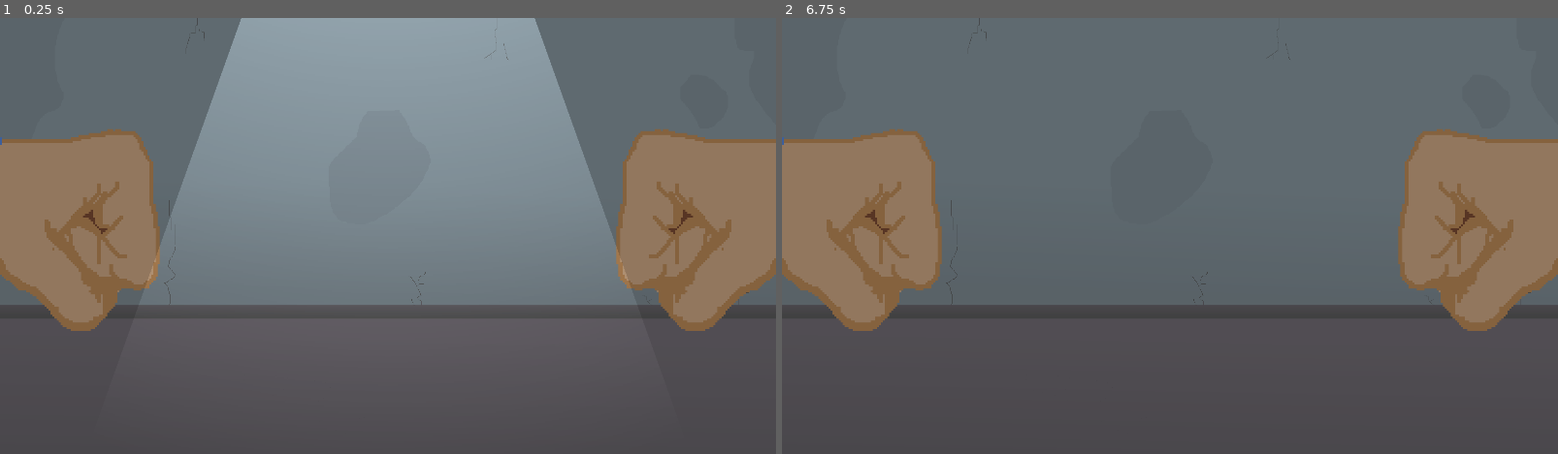
Above: before the commit, frames 1-2 (left to right).
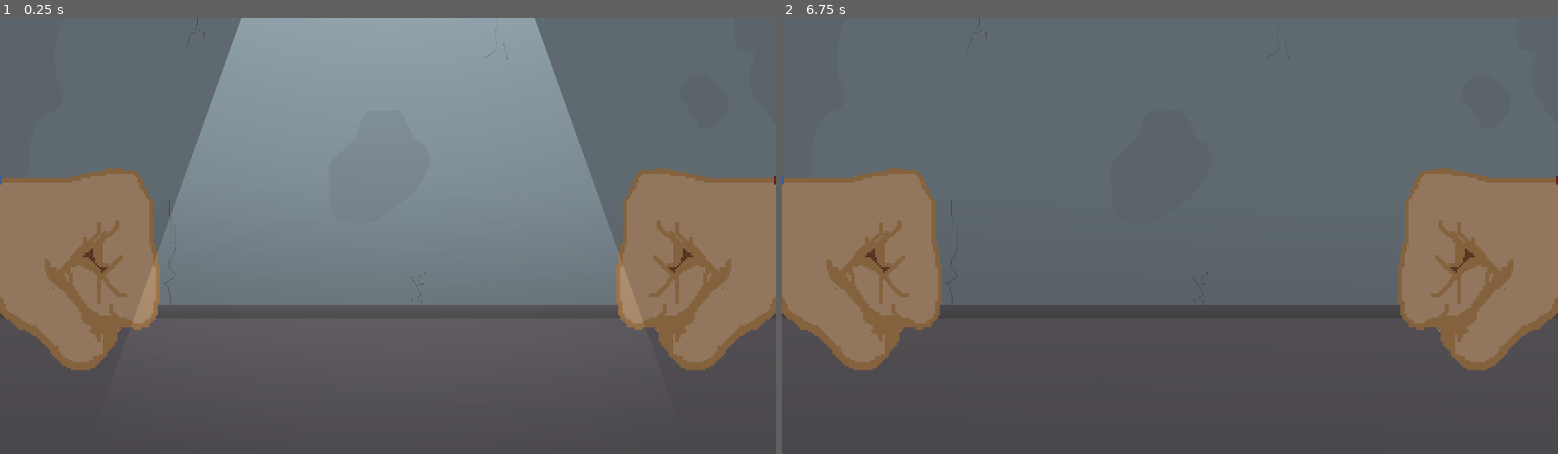
Above: after the commit, the same moments.

Repository: KakiLady/FistBumpGame
Game: Godot game, scene res://scenes/game.tscn
The game is run twice, just before and just after one commit, with the same random seed, the same clock (stepped at 60 frames per second) and the same inputs.
Inputs:
- Up to frame 1 (0.25 s): no input
- Up to frame 2 (6.75 s): tap Enter at 0.5, 2, 3.5 s; tap Space at 1.25, 2.75, 4.25 s

The runs differ from the first frame. In frame 1, 11% of the frame differs, in the area x 0-100%, y 25-81%; in frame 2, 11%.

Commit message:
add soundeffects and fix some bugs

Diff:
--- /dev/null
+++ b/ceiling_light.tscn
@@ -0,0 +1,90 @@
+[gd_scene load_steps=13 format=3 uid="uid://cob8mn6q2e1qn"]
+
+[ext_resource type="Script" path="res://scripts/flickering_component.gd" id="1_nxg3o"]
+[ext_resource type="AudioStream" uid="uid://bn6667w2rom2m" path="res://assets/soundeffects/light_flickering_1.wav" id="2_ky1vm"]
+[ext_resource type="AudioStream" uid="uid://cop6kw1in2t0v" path="res://assets/soundeffects/light_flickering_2.wav" id="3_t4jyo"]
+[ext_resource type="AudioStream" uid="uid://7v8r5yvv2qn2" path="res://assets/soundeffects/light_flickering_3.wav" id="4_q57ug"]
+[ext_resource type="Script" path="res://scripts/soundeffect_player_2D.gd" id="5_o0avg"]
+[ext_resource type="AudioStream" uid="uid://dtduawf28afg6" path="res://assets/soundeffects/light_static.wav" id="6_b56cs"]
+
+[sub_resource type="OccluderPolygon2D" id="OccluderPolygon2D_wkl1e"]
+polygon = PackedVector2Array(0, 0, 600, 2.08165e-12, 600, -10, 2.08165e-12, -10)
+
+[sub_resource type="Gradient" id="Gradient_55mec"]
+colors = PackedColorArray(0.605274, 0.605274, 0.605274, 1, 0, 0, 0, 1)
+
+[sub_resource type="GradientTexture2D" id="GradientTexture2D_kmjhj"]
+gradient = SubResource("Gradient_55mec")
+width = 1300
+height = 1300
+fill = 1
+fill_from = Vector2(0.5, 0.5)
+fill_to = Vector2(0, 0.5)
+metadata/_snap_enabled = true
+
+[sub_resource type="Animation" id="Animation_le78g"]
+resource_name = "flicker"
+length = 0.15
+tracks/0/type = "value"
+tracks/0/imported = false
+tracks/0/enabled = true
+tracks/0/path = NodePath(".:target_is_visible")
+tracks/0/interp = 1
+tracks/0/loop_wrap = true
+tracks/0/keys = {
+"times": PackedFloat32Array(0, 0.148827),
+"transitions": PackedFloat32Array(1, 1),
+"update": 1,
+"values": [false, true]
+}
+
+[sub_resource type="AnimationLibrary" id="AnimationLibrary_8e733"]
+_data = {
+"flicker": SubResource("Animation_le78g")
+}
+
+[sub_resource type="AudioStreamRandomizer" id="AudioStreamRandomizer_grgh8"]
+streams_count = 3
+stream_0/stream = ExtResource("2_ky1vm")
+stream_0/weight = 1.0
+stream_1/stream = ExtResource("3_t4jyo")
+stream_1/weight = 1.0
+stream_2/stream = ExtResource("4_q57ug")
+stream_2/weight = 1.0
+
+[node name="CeilingLight" type="Node2D"]
+
+[node name="LightOccluder2DLeft" type="LightOccluder2D" parent="."]
+occluder = SubResource("OccluderPolygon2D_wkl1e")
+
+[node name="LightOccluder2DRight" type="LightOccluder2D" parent="."]
+position = Vector2(1320, 2.08165e-12)
+occluder = SubResource("OccluderPolygon2D_wkl1e")
+
+[node name="PointLight2D" type="PointLight2D" parent="."]
+position = Vector2(960, -1015)
+shadow_enabled = true
+texture = SubResource("GradientTexture2D_kmjhj")
+texture_scale = 3.38
+
+[node name="FlickeringComponent" type="Node" parent="."]
+script = ExtResource("1_nxg3o")
+target_is_visible = false
+
+[node name="AnimationPlayer" type="AnimationPlayer" parent="FlickeringComponent"]
+libraries = {
+"": SubResource("AnimationLibrary_8e733")
+}
+
+[node name="SoundeffectPlayer2D" type="AudioStreamPlayer2D" parent="."]
+stream = SubResource("AudioStreamRandomizer_grgh8")
+volume_db = -5.0
+script = ExtResource("5_o0avg")
+
+[node name="StaticSound" type="AudioStreamPlayer2D" parent="."]
+stream = ExtResource("6_b56cs")
+volume_db = -15.0
+autoplay = true
+script = ExtResource("5_o0avg")
+
+[connection signal="flicker" from="FlickeringComponent" to="SoundeffectPlayer2D" method="play_soundeffect"]
--- a/scenes/game.tscn
+++ b/scenes/game.tscn
@@ -1,7 +1,10 @@
-[gd_scene load_steps=23 format=3 uid="uid://crms0grc7af72"]
+[gd_scene load_steps=21 format=3 uid="uid://dbr2dgynx2q2k"]
 
+[ext_resource type="AudioStream" uid="uid://snxnoglwgwux" path="res://assets/soundeffects/fanfare.mp3" id="1_6dffn"]
 [ext_resource type="PackedScene" uid="uid://omc5wprj71nq" path="res://scenes/player.tscn" id="1_fo55j"]
+[ext_resource type="AudioStream" uid="uid://ra0j2bb646yf" path="res://assets/soundeffects/fist_bump.wav" id="1_x3m1f"]
 [ext_resource type="Texture2D" uid="uid://4fip1siet6j3" path="res://assets/sleeve_red.png" id="2_33pmb"]
+[ext_resource type="Script" path="res://scripts/soundeffect_player_2D.gd" id="2_34dsj"]
 [ext_resource type="Texture2D" uid="uid://dsodskk082c5u" path="res://assets/sleeve_blue.png" id="2_ppw7l"]
 [ext_resource type="Texture2D" uid="uid://cjjbygl4arql7" path="res://assets/sleeve_blue_repeating.png" id="3_wf2re"]
 [ext_resource type="Texture2D" uid="uid://c6w7gxtar422r" path="res://assets/sleeve_red_repeating.png" id="4_2eg6v"]
@@ -9,7 +12,7 @@
 [ext_resource type="FontFile" uid="uid://bimw50i85oa4l" path="res://assets/PixelOperator8-Bold.ttf" id="6_mq541"]
 [ext_resource type="Texture2D" uid="uid://bw51cxgos5d5v" path="res://assets/background.png" id="8_7kvif"]
 [ext_resource type="Script" path="res://scripts/Button.gd" id="8_12pks"]
-[ext_resource type="Script" path="res://scripts/flickering_component.gd" id="9_1h2yx"]
+[ext_resource type="PackedScene" uid="uid://cob8mn6q2e1qn" path="res://ceiling_light.tscn" id="10_8tc24"]
 
 [sub_resource type="Animation" id="Animation_dvvf3"]
 length = 0.001
@@ -83,63 +86,33 @@
 
 [sub_resource type="Environment" id="Environment_5bbj5"]
 
-[sub_resource type="OccluderPolygon2D" id="OccluderPolygon2D_wkl1e"]
-polygon = PackedVector2Array(0, 0, 600, 2.08165e-12, 600, -10, 2.08165e-12, -10)
+[node name="Game" type="Node2D"]
 
-[sub_resource type="Gradient" id="Gradient_55mec"]
-colors = PackedColorArray(0.605274, 0.605274, 0.605274, 1, 0, 0, 0, 1)
+[node name="FanfareSoundEffect" type="AudioStreamPlayer2D" parent="."]
+stream = ExtResource("1_6dffn")
+volume_db = 11.712
+script = ExtResource("2_34dsj")
 
-[sub_resource type="GradientTexture2D" id="GradientTexture2D_kmjhj"]
-gradient = SubResource("Gradient_55mec")
-width = 1300
-height = 1300
-fill = 1
-fill_from = Vector2(0.5, 0.5)
-fill_to = Vector2(0, 0.5)
-metadata/_snap_enabled = true
-
-[sub_resource type="Animation" id="Animation_le78g"]
-resource_name = "flicker"
-length = 0.15
-tracks/0/type = "value"
-tracks/0/imported = false
-tracks/0/enabled = true
-tracks/0/path = NodePath(".:target_is_visible")
-tracks/0/interp = 1
-tracks/0/loop_wrap = true
-tracks/0/keys = {
-"times": PackedFloat32Array(0, 0.148827),
-"transitions": PackedFloat32Array(1, 1),
-"update": 1,
-"values": [false, true]
-}
-
-[sub_resource type="AnimationLibrary" id="AnimationLibrary_8e733"]
-_data = {
-"flicker": SubResource("Animation_le78g")
-}
-
-[node name="Game" type="Node2D"]
+[node name="FistBumpSoundEffect" type="AudioStreamPlayer2D" parent="."]
+stream = ExtResource("1_x3m1f")
+script = ExtResource("2_34dsj")
 
 [node name="Sprite2D" type="Sprite2D" parent="."]
 position = Vector2(960, 540)
 texture = ExtResource("8_7kvif")
 
 [node name="LeftFist" parent="." instance=ExtResource("1_fo55j")]
-position = Vector2(120, 540)
+position = Vector2(120, 637)
 scale = Vector2(5, 5)
 sleeve_texture = ExtResource("2_ppw7l")
 sleeve_texture_repeating = ExtResource("3_wf2re")
 
 [node name="RightFist" parent="." instance=ExtResource("1_fo55j")]
-position = Vector2(1800, 540)
+position = Vector2(1800, 637)
 scale = Vector2(5, 5)
 is_left = false
 sleeve_texture = ExtResource("2_33pmb")
 sleeve_texture_repeating = ExtResource("4_2eg6v")
-
-[node name="sleeve" parent="RightFist/fist" index="0"]
-position = Vector2(-13, -3)
 
 [node name="CharacterInput" parent="RightFist" index="2"]
 device_id = 1
@@ -164,9 +137,9 @@
 anchor_top = 0.5
 anchor_right = 0.5
 anchor_bottom = 0.5
-offset_left = -354.0
+offset_left = -591.0
 offset_top = -29.0
-offset_right = -7.0
+offset_right = -13.0
 offset_bottom = 29.0
 grow_horizontal = 2
 grow_vertical = 2
@@ -214,30 +187,10 @@
 [node name="CanvasModulate" type="CanvasModulate" parent="."]
 color = Color(0.611765, 0.611765, 0.611765, 1)
 
-[node name="CeilingLight" type="Node2D" parent="."]
+[node name="CeilingLight" parent="." instance=ExtResource("10_8tc24")]
 
-[node name="LightOccluder2DLeft" type="LightOccluder2D" parent="CeilingLight"]
-occluder = SubResource("OccluderPolygon2D_wkl1e")
-
-[node name="LightOccluder2DRight" type="LightOccluder2D" parent="CeilingLight"]
-position = Vector2(1320, 2.08165e-12)
-occluder = SubResource("OccluderPolygon2D_wkl1e")
-
-[node name="PointLight2D" type="PointLight2D" parent="CeilingLight"]
-position = Vector2(960, -1015)
-shadow_enabled = true
-texture = SubResource("GradientTexture2D_kmjhj")
-texture_scale = 3.38
-
-[node name="FlickeringComponent" type="Node" parent="CeilingLight"]
-script = ExtResource("9_1h2yx")
-target_is_visible = false
-
-[node name="AnimationPlayer" type="AnimationPlayer" parent="CeilingLight/FlickeringComponent"]
-libraries = {
-"": SubResource("AnimationLibrary_8e733")
-}
-
+[connection signal="fist_bumped" from="LeftFist" to="FanfareSoundEffect" method="play_soundeffect"]
+[connection signal="fist_bumped" from="LeftFist" to="FistBumpSoundEffect" method="play_soundeffect"]
 [connection signal="area_entered" from="LeftFist/fist/FistBumpArea" to="CanvasLayer/Control/Label" method="_on_fist_bump_area_area_entered"]
 [connection signal="pressed" from="CanvasLayer/Control/Button" to="CanvasLayer/Control/Button" method="_on_pressed"]
 
--- a/scenes/player.tscn
+++ b/scenes/player.tscn
@@ -1,16 +1,17 @@
-[gd_scene load_steps=9 format=3 uid="uid://omc5wprj71nq"]
+[gd_scene load_steps=10 format=3 uid="uid://omc5wprj71nq"]
 
 [ext_resource type="Script" path="res://scripts/player.gd" id="1_pk6oq"]
 [ext_resource type="Texture2D" uid="uid://cms8xo6wyqksl" path="res://assets/fist.png" id="2_basuj"]
 [ext_resource type="Script" path="res://scripts/character_input.gd" id="3_77pyk"]
 [ext_resource type="Texture2D" uid="uid://dsodskk082c5u" path="res://assets/sleeve_blue.png" id="3_ed4wp"]
+[ext_resource type="Texture2D" uid="uid://cjjbygl4arql7" path="res://assets/sleeve_blue_repeating.png" id="3_rrgrk"]
 [ext_resource type="PackedScene" uid="uid://mavochiarlj" path="res://scenes/fist_bump_area.tscn" id="5_gywc0"]
 [ext_resource type="Script" path="res://scripts/endless_sleeve.gd" id="6_m5w1b"]
 
 [sub_resource type="Curve2D" id="Curve2D_w1he8"]
 bake_interval = 10.0
 _data = {
-"points": PackedVector2Array(0, 0, 0, 0, 92, -6.00023, 0, 0, 0, 0, 567, -8.00144)
+"points": PackedVector2Array(0, 0, 0, 0, 92, -6.00023, 0, 0, 0, 0, 567, -6)
 }
 point_count = 2
 
@@ -20,6 +21,8 @@
 
 [node name="CharacterBody2D" type="CharacterBody2D"]
 script = ExtResource("1_pk6oq")
+sleeve_texture = ExtResource("3_ed4wp")
+sleeve_texture_repeating = ExtResource("3_rrgrk")
 
 [node name="fist" type="Sprite2D" parent="."]
 position = Vector2(-1, 0)
@@ -29,21 +32,23 @@
 texture = ExtResource("3_ed4wp")
 
 [node name="FistBumpArea" parent="fist" instance=ExtResource("5_gywc0")]
-position = Vector2(49, -54)
+position = Vector2(46, -54)
 rotation = 3.14159
 scale = Vector2(1, -1)
 
 [node name="EndlessSleeve" type="Path2D" parent="fist"]
 z_index = 1
-position = Vector2(-25, 2)
+position = Vector2(-25, 5.56)
 rotation = 3.14159
 scale = Vector2(1, -1)
 curve = SubResource("Curve2D_w1he8")
 script = ExtResource("6_m5w1b")
 
 [node name="CollisionShape2D" type="CollisionShape2D" parent="."]
-position = Vector2(-6, -3)
+position = Vector2(-9, -2)
 shape = SubResource("CapsuleShape2D_78m1u")
 
 [node name="CharacterInput" type="Node" parent="."]
 script = ExtResource("3_77pyk")
+
+[connection signal="area_entered" from="fist/FistBumpArea" to="." method="_on_fist_bump_area_area_entered"]
--- a/scripts/endless_sleeve.gd
+++ b/scripts/endless_sleeve.gd
@@ -31,6 +31,7 @@
 	if nr_of_sprites < nr_of_baked_points:
 		for i in range(nr_of_sprites, nr_of_baked_points):
 			var sprite = Sprite2D.new()
+			sprite.position = baked_points[i]
 			add_child(sprite)
 			sprites.append(sprite)
 			if texture:
--- a/scripts/flickering_component.gd
+++ b/scripts/flickering_component.gd
@@ -8,6 +8,7 @@
 @export var target_is_visible: bool = true
 
 @onready var target
+signal flicker
 
 func _ready():
 	target_is_visible = true
@@ -30,3 +31,4 @@
 
 func _flicker():
 	animation_player.play("flicker")
+	flicker.emit()
--- a/scripts/player.gd
+++ b/scripts/player.gd
@@ -14,7 +14,9 @@
 @onready var fist = $fist
 @onready var sleeve = $fist/sleeve
 @onready var endless_sleeve = $fist/EndlessSleeve
+signal fist_bumped
 
+var disabled_input: bool = false
 
 
 func _ready():
@@ -29,10 +31,11 @@
 
 
 func _physics_process(delta):
-	# Add the gravity.
+
+	if disabled_input:
+		return
 
 	var input = character_input.get_input()
-
 	# Get the input direction and handle the movement/deceleration.
 	# As good practice, you should replace UI actions with custom gameplay actions.
 
@@ -40,3 +43,14 @@
 
 	move_and_slide()
 	input.queue_free()
+
+
+func _on_fist_bump_area_area_entered(area):
+	fist_bumped.emit()
+	disable_input()
+
+func disable_input():
+	disabled_input = true
+
+func enable_input():
+	disabled_input = false
--- /dev/null
+++ b/scripts/soundeffect_player_2D.gd
@@ -0,0 +1,4 @@
+class_name SoundeffectPlayer2D extends AudioStreamPlayer2D
+
+func play_soundeffect():
+	play()
Not shown, added: assets/soundeffects/fanfare.mp3.import
Not shown, added: assets/soundeffects/fist_bump.wav.import
Not shown, added: assets/soundeffects/light_flickering_1.wav.import
Not shown, added: assets/soundeffects/light_flickering_2.wav.import
Not shown, added: assets/soundeffects/light_flickering_3.wav.import
Not shown, added: assets/soundeffects/light_static.wav.import
Not shown, added: assets/soundeffects/fanfare.mp3
Not shown, added: assets/soundeffects/fist_bump.wav
Not shown, added: assets/soundeffects/light_flickering_1.wav
Not shown, added: assets/soundeffects/light_flickering_2.wav
Not shown, added: assets/soundeffects/light_flickering_3.wav
Not shown, added: assets/soundeffects/light_static.wav
